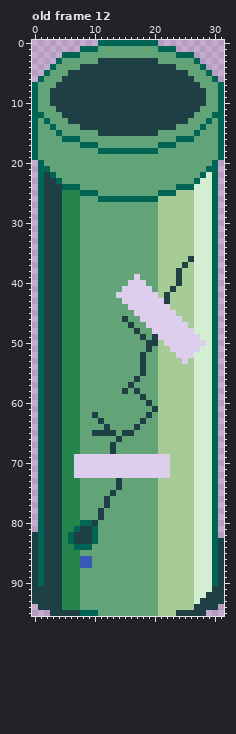
Two states of a pixel-art file, assets/perry_flap/enemy.aseprite. That is the earlier state.
32x96 pixels, 16 frames. Shown: old frame 12. The commit also changed other frames, which this record leaves out.
New version:
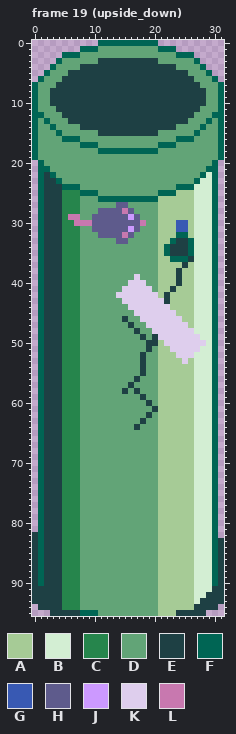
Palette (. is transparent): A #a6cb96  B #d3eed3  C #26854c  D #62a477  E #1e4044  F #006554  G #3859b3  H #5e5b8c  J #cc99ff  K #deceed  L #c878af
A new or re-ordered frame is compared with the old frame closest to it.
Difference:
frames 16 -> 32
Frame 19 (upside_down) is new; against old frame 12:
The edit turns colour K into colour A in rows 69 to 72 at x 21 to 22.
The edit turns colour E into colour C in rows 82 to 83 at x 7.
The edit turns colour F into colour C in row 81 at x 7; in rows 82 to 83 at x 6; in row 84 at x 7.
The edit turns colour K into colour C in rows 69 to 72 at x 7.
The edit turns colour E into colour D in row 62 at x 10; in row 63 at x 11; in row 64 at x 12; in row 65 at x 10 to 13 and 15 to 16; in row 66 at x 14; in rows 67 to 68 at x 13.
The edit turns colour E into colour D in rows 73 to 74 at x 14; in row 75 at x 13; in rows 76 to 77 at x 12; in rows 78 to 79 at x 11; in row 80 at x 10; in rows 81 to 83 at x 8 to 9.
The edit turns colour F into colour D in row 80 at x 8 to 9; in rows 81 to 83 at x 10; in row 84 at x 8 to 9.
The edit turns colour G into colour D in rows 86 to 87 at x 8 to 9.
The edit turns colour K into colour D in rows 69 to 72 at x 8 to 20.
The edit turns colour A into colour E in row 33 at x 24 to 25; in rows 34 to 35 at x 23 to 25.
The edit turns colour A into colour F in row 32 at x 24 to 25; in row 33 at x 23 and 26; in rows 34 to 35 at x 22 and 26; in row 36 at x 23 to 25.
The edit turns colour A into colour G in rows 30 to 31 at x 24 to 25.
The edit turns colour D into colour H in row 27 at x 14 to 15; in row 28 at x 11 to 14 and 16; in row 29 at x 10 to 15 and 17; in row 30 at x 10 to 17; in row 31 at x 10 to 15 and 17; in row 32 at x 11 to 14 and 16.
The edit turns colour D into colour H in row 33 at x 14 to 15.
The edit turns colour D into colour J in row 29 at x 16; in row 31 at x 16.
The edit turns colour C into colour L in row 29 at x 6 to 7; in row 30 at x 7.
The edit turns colour D into colour L in row 28 at x 15; in row 30 at x 8 to 9 and 18; in row 32 at x 15.
